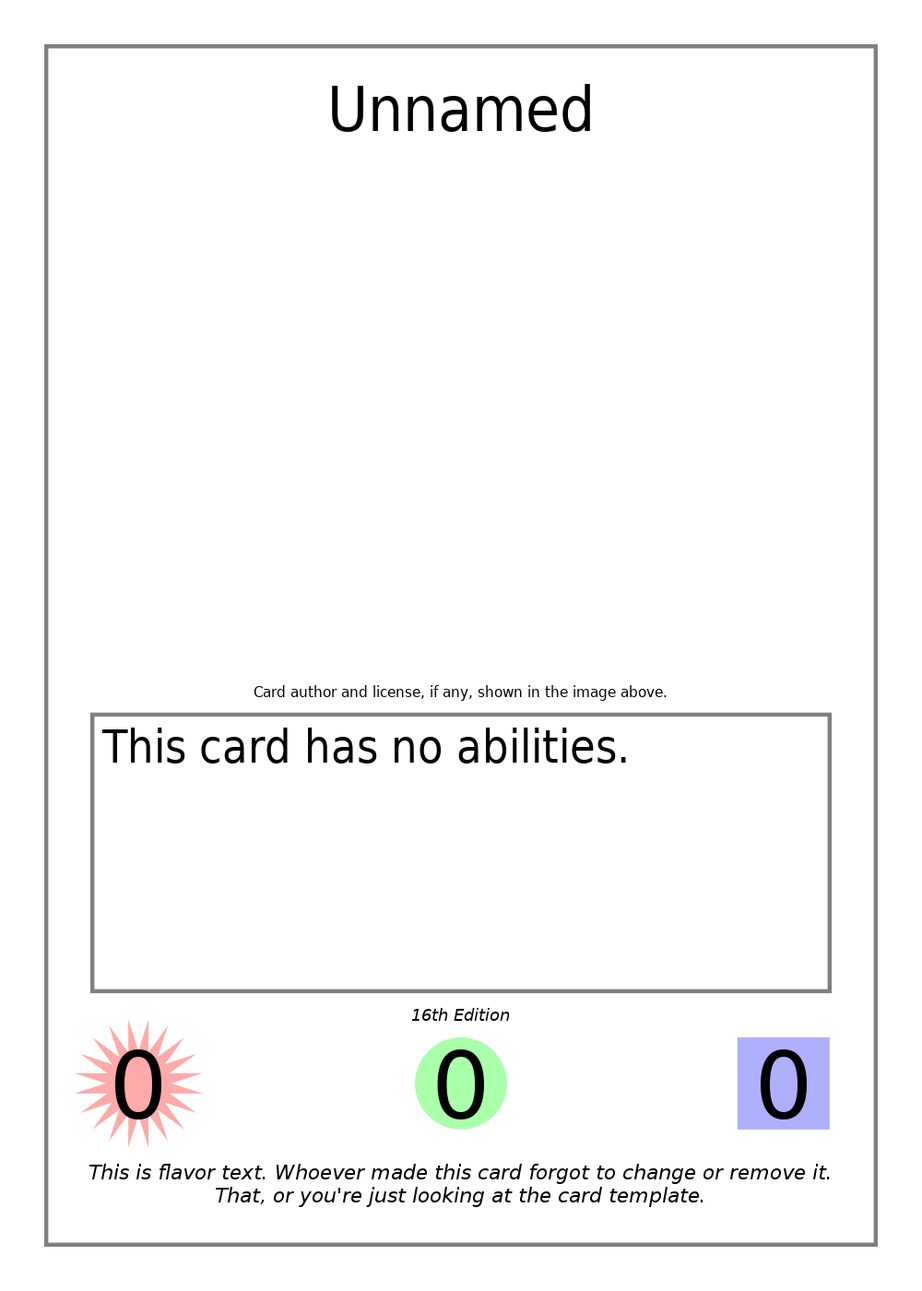
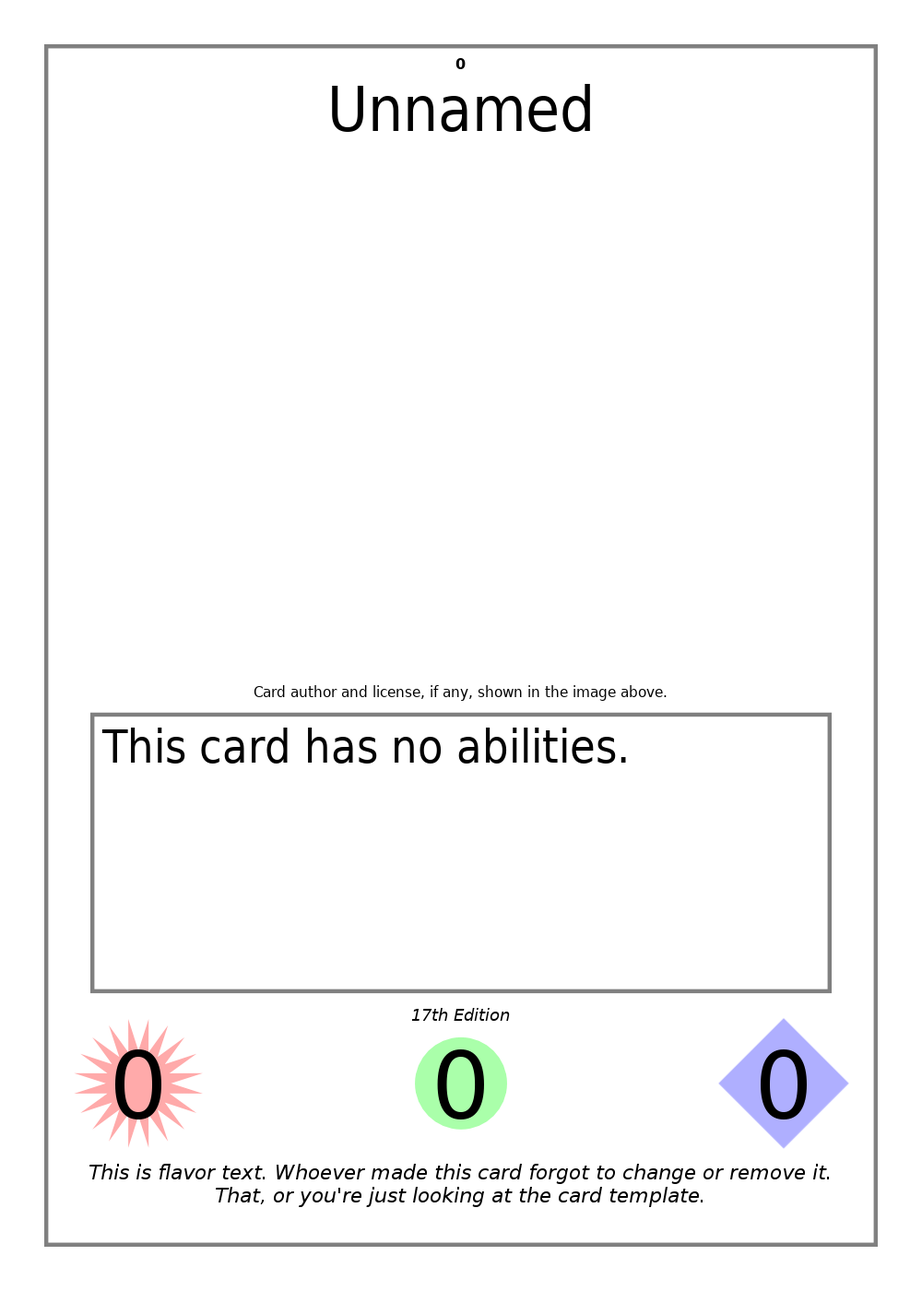
The second 922×1291 image is a revision of the first. Changes to its layers:
added layer "Ultra Points" above "Name" over [455, 58, 466, 70]
moved "Edition Indicator" above "Card License", painted on it over [422, 1009, 433, 1022]
painted on "Minion Template" over [718, 1018, 850, 1150]
